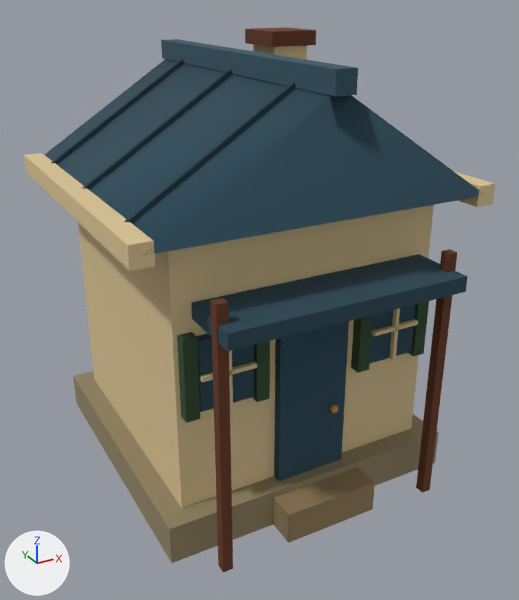
A saved change to the glTF model brushland/game/art/models/house_coast.glb.
The view is the same before and after, from a 50 mm lens placed at (-2.01, -3.88, 2.94), pointed at (0.01, -0.21, 1.11). Arrows for +X, +Y and +Z are at lower left; the lights stay in place. The older version comes first. Where no turn or scale is listed for an object, it has been applied to the vertices.

Objects in the first picture: '_MeshInstance3D_30', '_MeshInstance3D_31', '_MeshInstance3D_32', '_MeshInstance3D_33', '_MeshInstance3D_34', '_MeshInstance3D_38', '_MeshInstance3D_42', '_MeshInstance3D_45', '_MeshInstance3D_46', '_MeshInstance3D_47', '_MeshInstance3D_48', '_MeshInstance3D_49', '_MeshInstance3D_50', '_MeshInstance3D_51', '_MeshInstance3D_52', '_MeshInstance3D_53', '_MeshInstance3D_54', '_MeshInstance3D_55', '_MeshInstance3D_56', '_MeshInstance3D_57', '_MeshInstance3D_58', '_MeshInstance3D_59', '_MeshInstance3D_60' and 4 more.
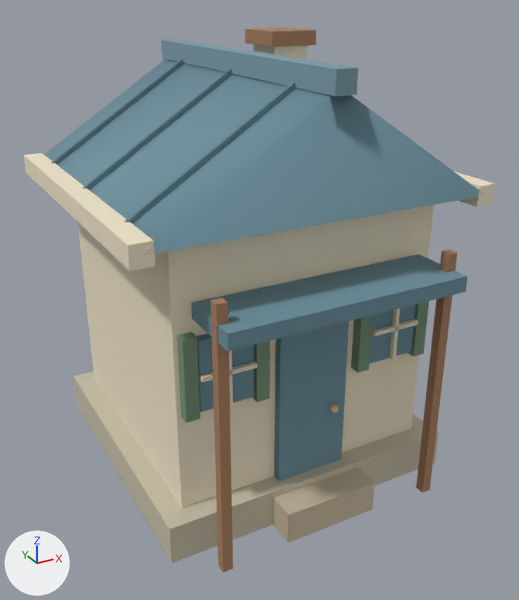
Where the change shows, as pixel boxes [x1, y1, x2, y2] in the pictures (519 x 600 px):
```json
{"object": "_MeshInstance3D_32", "change": "recoloured", "before": [45, 59, 484, 254], "after": [45, 59, 484, 254], "on screen": "dark blue to cyan"}
{"object": "_MeshInstance3D_31", "change": "recoloured", "before": [78, 205, 434, 508], "after": [78, 205, 434, 508]}
{"object": "_MeshInstance3D_30", "change": "recoloured", "before": [73, 371, 438, 563], "after": [73, 371, 438, 563], "on screen": "lighter"}
{"object": "_MeshInstance3D_58", "change": "recoloured", "before": [191, 254, 468, 351], "after": [191, 254, 468, 351], "on screen": "dark blue to cyan"}
{"object": "_MeshInstance3D_42", "change": "recoloured", "before": [274, 321, 349, 481], "after": [274, 321, 349, 481], "on screen": "dark blue to cyan"}
{"object": "_MeshInstance3D_33", "change": "recoloured", "before": [161, 39, 358, 96], "after": [161, 39, 358, 96], "on screen": "dark cyan to cyan"}
{"object": "_MeshInstance3D_34", "change": "recoloured", "before": [24, 153, 155, 271], "after": [24, 153, 155, 271], "on screen": "beige to pale yellow"}
{"object": "_MeshInstance3D_57", "change": "recoloured", "before": [273, 467, 375, 543], "after": [273, 467, 375, 543], "on screen": "brown to beige"}
{"object": "_MeshInstance3D_59", "change": "recoloured", "before": [211, 298, 233, 572], "after": [211, 298, 233, 572], "on screen": "lighter"}
{"object": "_MeshInstance3D_60", "change": "recoloured", "before": [416, 249, 457, 493], "after": [416, 249, 457, 493], "on screen": "lighter"}
{"object": "_MeshInstance3D_45", "change": "recoloured", "before": [196, 334, 254, 412], "after": [196, 334, 254, 412], "on screen": "dark blue to cyan"}
{"object": "_MeshInstance3D_46", "change": "recoloured", "before": [177, 332, 200, 423], "after": [177, 332, 200, 423], "on screen": "dark green to greyish green"}
{"object": "_MeshInstance3D_50", "change": "recoloured", "before": [369, 304, 416, 364], "after": [369, 304, 416, 364], "on screen": "dark blue to cyan"}
{"object": "_MeshInstance3D_56", "change": "recoloured", "before": [245, 27, 316, 47], "after": [245, 27, 316, 47], "on screen": "lighter"}
{"object": "_MeshInstance3D_51", "change": "recoloured", "before": [351, 315, 373, 373], "after": [351, 315, 373, 373], "on screen": "dark green to greyish green"}
{"object": "_MeshInstance3D_47", "change": "recoloured", "before": [252, 341, 270, 402], "after": [252, 341, 270, 402], "on screen": "dark green to greyish green"}
{"object": "_MeshInstance3D_52", "change": "recoloured", "before": [408, 301, 429, 356], "after": [408, 301, 429, 356], "on screen": "dark green to greyish green"}
{"object": "_MeshInstance3D_38", "change": "recoloured", "before": [455, 172, 495, 207], "after": [455, 172, 495, 207], "on screen": "beige to pale yellow"}
{"object": "_MeshInstance3D_55", "change": "recoloured", "before": [253, 44, 307, 60], "after": [253, 44, 307, 60], "on screen": "beige to pale yellow"}
{"object": "_MeshInstance3D_53", "change": "recoloured", "before": [389, 308, 400, 360], "after": [389, 308, 400, 360], "on screen": "beige to pale yellow"}
{"object": "_MeshInstance3D_49", "change": "recoloured", "before": [200, 361, 257, 382], "after": [200, 361, 257, 382]}
{"object": "_MeshInstance3D_54", "change": "recoloured", "before": [372, 319, 418, 336], "after": [372, 319, 418, 336], "on screen": "beige to pale yellow"}
{"object": "_MeshInstance3D_48", "change": "recoloured", "before": [229, 351, 233, 407], "after": [229, 351, 233, 407], "on screen": "beige to pale yellow"}
```

The change, as JSON lines over the scene's bpy script:
```json
{"op": "set", "path": "mat_material_0.base_color", "old": "(0.286, 0.234, 0.131)", "new": "(0.571, 0.521, 0.397)", "note": "yellow #928565 -> light grey #c7bfa9"}
{"op": "set", "path": "mat_material_1.base_color", "old": "(0.716, 0.564, 0.3)", "new": "(0.863, 0.776, 0.584)", "note": "beige #dcc695 -> pale yellow #efe4c9"}
{"op": "set", "path": "mat_material_2.base_color", "old": "(0.021, 0.0652, 0.0957)", "new": "(0.156, 0.283, 0.342)", "note": "dark blue #284857 -> cyan #6e919e"}
{"op": "set", "path": "mat_material_3.base_color", "old": "(0.0341, 0.0903, 0.126)", "new": "(0.203, 0.332, 0.39)", "note": "dark cyan #345563 -> cyan #7c9ca8"}
{"op": "set", "path": "mat_material_6.base_color", "old": "(0.0294, 0.0735, 0.0304)", "new": "(0.188, 0.301, 0.191)", "note": "dark green #304d31 -> greyish green #789579"}
{"op": "set", "path": "mat_material_7.base_color", "old": "(0.134, 0.0383, 0.0129)", "new": "(0.402, 0.216, 0.117)", "note": "brown #66371e -> brown #aa8060"}
{"op": "set", "path": "mat_material_8.base_color", "old": "(0.279, 0.195, 0.0957)", "new": "(0.565, 0.479, 0.342)", "note": "brown #907a57 -> beige #c6b89e"}
```
